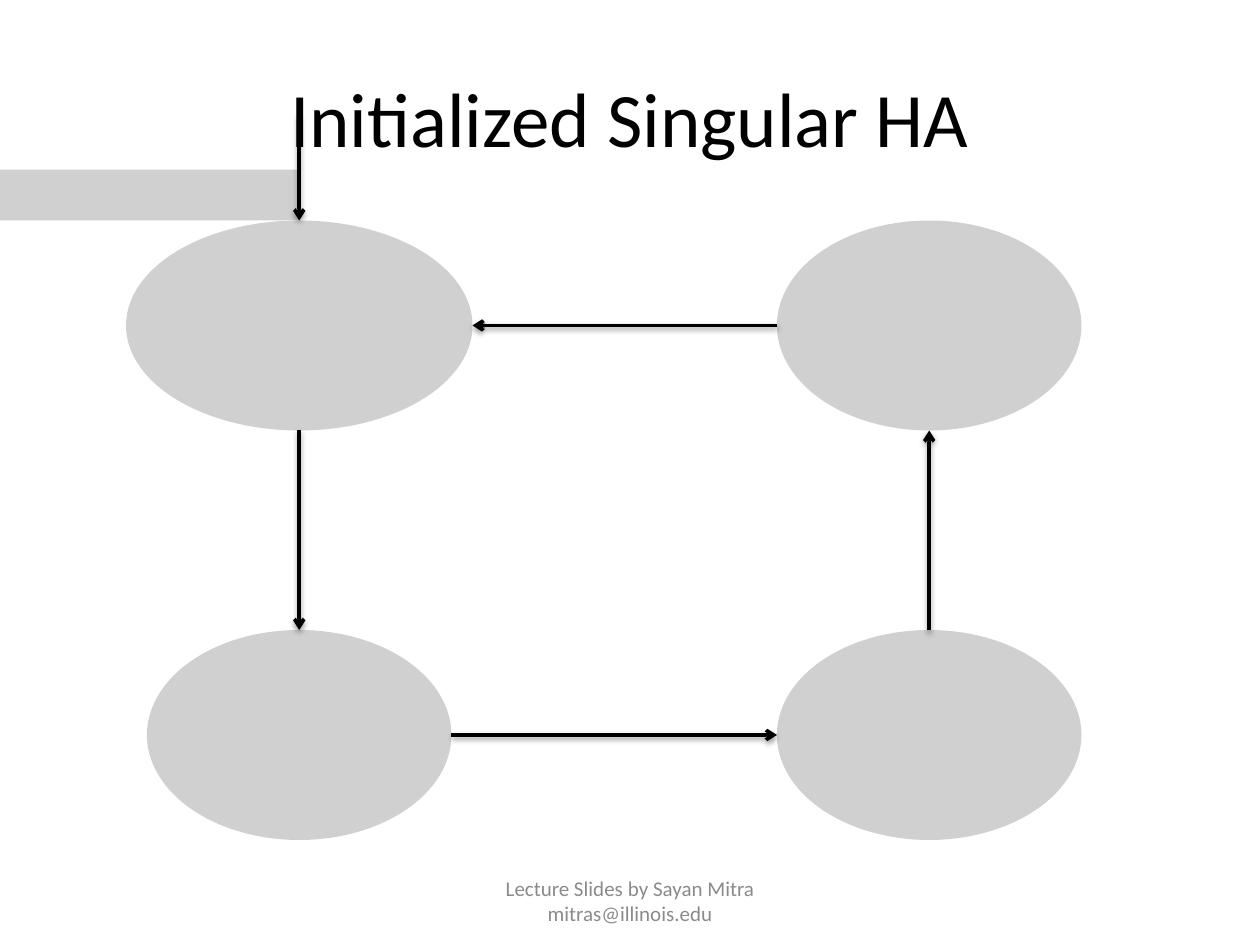
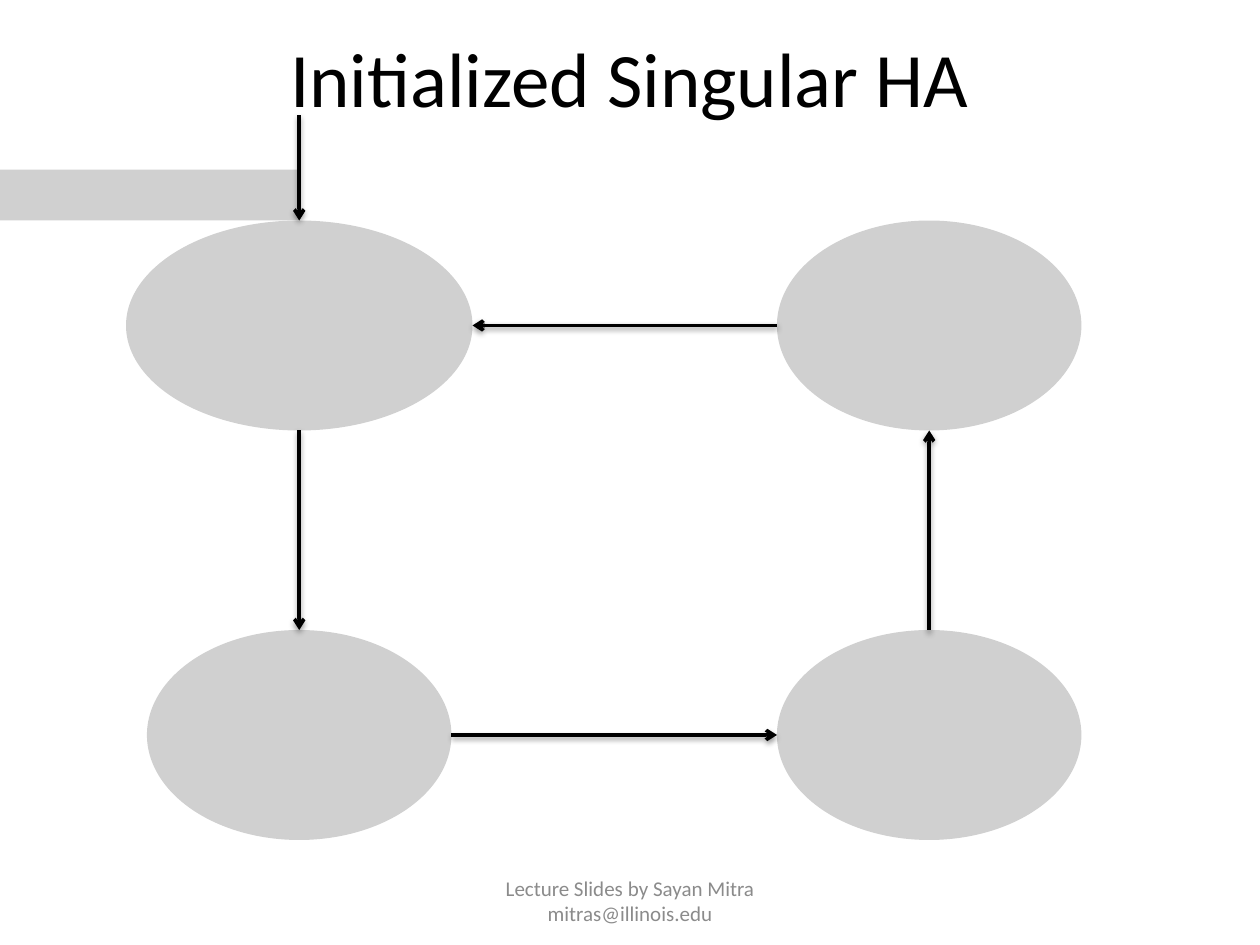
Before and after one commit to sayanmitracode/cpsbooksite, a slide deck: slide 33 of Slides/ReachabilityTimedAutomata.pptx. Drawn at 1260x945 pixels with LibreOffice and Linux fonts; fonts in the diff are those of the drawing; grey boxes stand for pictures. Boxes give left, top, right and bottom in pixels: in the first picture for what was removed or moved away, otherwise in the second. Text is boxed around its words. In the diff, an @@ line names an element or a change of style, - is before the commit and + after.

```diff
--- a/Slides/ReachabilityTimedAutomata.pptx
+++ b/Slides/ReachabilityTimedAutomata.pptx
@@ title "Initialized Singular HA": place and size @@
-title "Initialized Singular HA" at (290, 93, 968, 165)
+title "Initialized Singular HA" at (290, 53, 968, 125)
```
Also in this commit, not shown: 4 other slides changed, 2 slides added, 1 slide removed, 7 other files.
